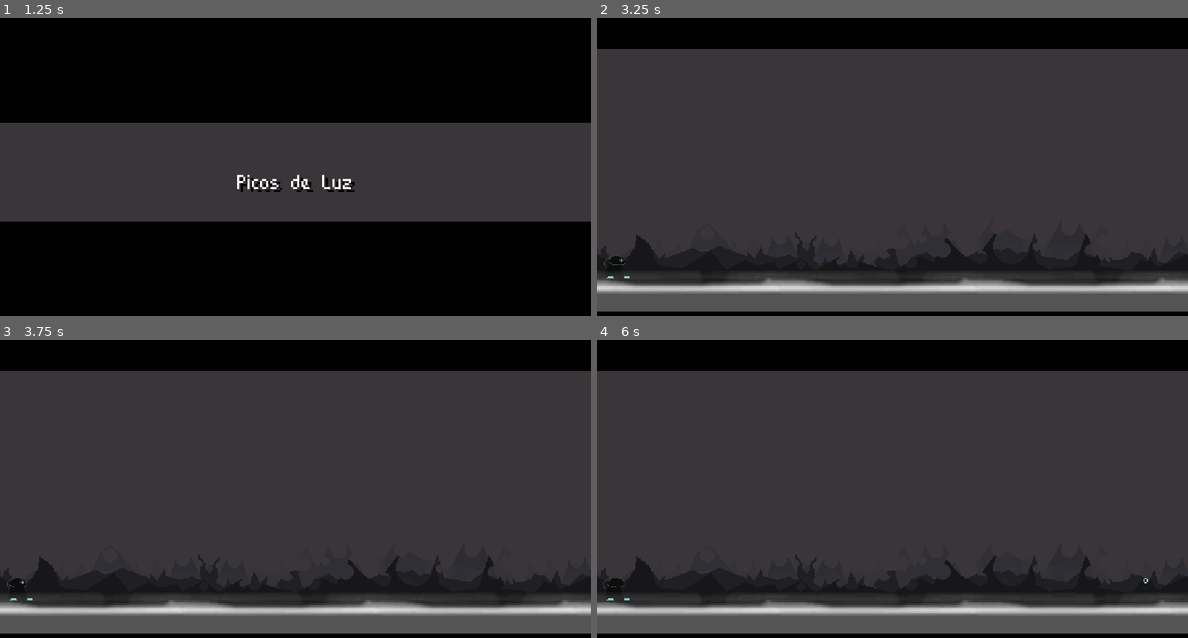
Above: before the commit, frames 1-4 (two rows, left to right).
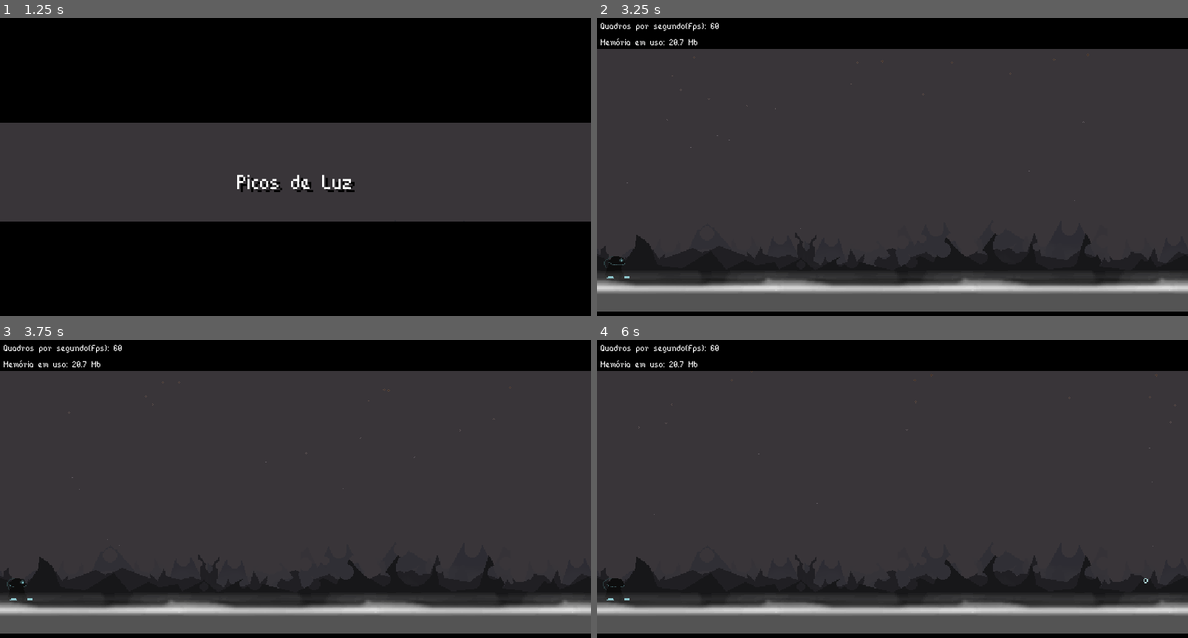
Above: after the commit, the same moments.

Repository: Bandeiraa/Dark-World
Game: Godot game, scene res://scenes/levels/level_tutorial.tscn
Same seed, same stepped clock (60 frames per second), same inputs: the game is played once before the commit and once after it.
Inputs:
- Up to frame 1 (1.25 s): hold Right (right) from 0.53 s (still down); hold Shift (sprint) from 0.53 s (still down)
- Up to frame 2 (3.25 s): release Right (right) at 1.28 s; release Shift (sprint) at 1.28 s; hold Left (left) 1.28-2.03 s; tap Shift (sprint) at 1.35, 2.85 s; hold Shift (sprint) 2.03-2.78 s; hold Right (right) from 2.03 s (still down)
- Up to frame 3 (3.75 s): tap Enter at 3.5 s; release Right (right) at 3.53 s; hold Left (left) from 3.53 s (still down); hold Shift (sprint) from 3.53 s (still down)
- Up to frame 4 (6 s): tap Space at 4.25 s; release Shift (sprint) at 4.28 s; tap Shift (sprint) at 4.35, 5.85 s; hold Shift (sprint) 5.03-5.78 s; tap Enter at 5.75 s; release Left (left) at 5.78 s; hold Right (right) from 5.78 s (still down)

Frame 1 is identical in both runs. In frame 2, 0.4% of the frame differs, in the area x 0-84%, y 1-71%; in frame 3, 0.4%; in frame 4, 0.4%.

Commit message:
Debug data; dust/snow particles; bgm

Diff:
--- a/project.godot
+++ b/project.godot
@@ -39,6 +39,7 @@
 [autoload]
 
 Interface="*res://scenes/gui/interface.tscn"
+Bgm="*res://scenes/environment/bgm.tscn"
 
 [display]
 
--- /dev/null
+++ b/scenes/effects/sand.tscn
@@ -0,0 +1,43 @@
+[gd_scene load_steps=9 format=2]
+
+[ext_resource path="res://assets/effects/sand_particle.png" type="Texture" id=1]
+
+[sub_resource type="Gradient" id=6]
+offsets = PoolRealArray( 0, 0.503106 )
+colors = PoolColorArray( 0.789063, 0.468072, 0.126373, 1, 1, 1, 1, 1 )
+
+[sub_resource type="GradientTexture" id=7]
+gradient = SubResource( 6 )
+
+[sub_resource type="Curve" id=4]
+_data = [ Vector2( 0, 1 ), 0.0, 0.0, 0, 0, Vector2( 1, 0 ), 0.0, 0.0, 0, 0 ]
+
+[sub_resource type="CurveTexture" id=5]
+curve = SubResource( 4 )
+
+[sub_resource type="Curve" id=2]
+min_value = -200.0
+max_value = 200.0
+_data = [ Vector2( 0, 200 ), 0.0, 0.0, 0, 0, Vector2( 0.25, -200 ), -22.5175, -22.5175, 0, 0, Vector2( 0.5, 200 ), -15.8231, -15.8231, 0, 0, Vector2( 0.744565, -200 ), -18.2955, -18.2955, 0, 0, Vector2( 1, 200 ), 0.0, 0.0, 0, 0 ]
+
+[sub_resource type="CurveTexture" id=3]
+curve = SubResource( 2 )
+
+[sub_resource type="ParticlesMaterial" id=1]
+emission_shape = 2
+emission_box_extents = Vector3( 288, 1, 1 )
+flag_disable_z = true
+gravity = Vector3( 0, 98, 0 )
+orbit_velocity = 0.0
+orbit_velocity_random = 0.0
+tangential_accel_random = 1.0
+tangential_accel_curve = SubResource( 3 )
+scale_curve = SubResource( 5 )
+color_ramp = SubResource( 7 )
+
+[node name="Sand" type="Particles2D"]
+position = Vector2( 288, 0 )
+amount = 64
+lifetime = 3.0
+process_material = SubResource( 1 )
+texture = ExtResource( 1 )
--- /dev/null
+++ b/scenes/environment/bgm.tscn
@@ -0,0 +1,6 @@
+[gd_scene load_steps=2 format=2]
+
+[ext_resource path="res://scripts/environments/bgm.gd" type="Script" id=1]
+
+[node name="Bgm" type="AudioStreamPlayer"]
+script = ExtResource( 1 )
--- a/scenes/gui/interface.tscn
+++ b/scenes/gui/interface.tscn
@@ -1,9 +1,10 @@
-[gd_scene load_steps=9 format=2]
+[gd_scene load_steps=11 format=2]
 
 [ext_resource path="res://scripts/gui/fade_container.gd" type="Script" id=1]
 [ext_resource path="res://assets/parallax_background/black_bar.png" type="Texture" id=2]
 [ext_resource path="res://scripts/gui/interface.gd" type="Script" id=3]
 [ext_resource path="res://assets/fonts/bit_potion_ext.ttf" type="DynamicFontData" id=4]
+[ext_resource path="res://scripts/environments/debug_information.gd" type="Script" id=5]
 
 [sub_resource type="DynamicFont" id=4]
 size = 32
@@ -140,6 +141,10 @@
 "update": 0,
 "values": [ Color( 1, 1, 1, 1 ), Color( 1, 1, 1, 0 ) ]
 }
+
+[sub_resource type="DynamicFont" id=5]
+size = 14
+font_data = ExtResource( 4 )
 
 [node name="Interface" type="CanvasLayer"]
 script = ExtResource( 3 )
@@ -218,4 +223,38 @@
 "_edit_use_anchors_": false
 }
 
+[node name="DebugInformation" type="VBoxContainer" parent="."]
+visible = false
+margin_left = 3.0
+margin_top = 3.0
+margin_right = 175.0
+margin_bottom = 32.0
+script = ExtResource( 5 )
+__meta__ = {
+"_edit_use_anchors_": false
+}
+
+[node name="Fps" type="Label" parent="DebugInformation"]
+margin_right = 175.0
+margin_bottom = 13.0
+rect_min_size = Vector2( 175, 0 )
+custom_fonts/font = SubResource( 5 )
+text = "Quadros por segundo(Fps): "
+valign = 1
+__meta__ = {
+"_edit_use_anchors_": false
+}
+
+[node name="Memory" type="Label" parent="DebugInformation"]
+margin_top = 17.0
+margin_right = 175.0
+margin_bottom = 30.0
+rect_min_size = Vector2( 175, 0 )
+custom_fonts/font = SubResource( 5 )
+text = "Memória em uso: "
+valign = 1
+__meta__ = {
+"_edit_use_anchors_": false
+}
+
 [connection signal="animation_finished" from="Animation" to="." method="on_animation_finished"]
--- a/scenes/levels/level_tutorial.tscn
+++ b/scenes/levels/level_tutorial.tscn
@@ -1,10 +1,12 @@
-[gd_scene load_steps=6 format=2]
+[gd_scene load_steps=8 format=2]
 
 [ext_resource path="res://scenes/environment/env_parallax_background.tscn" type="PackedScene" id=1]
 [ext_resource path="res://scenes/environment/fog_parallax_background.tscn" type="PackedScene" id=2]
 [ext_resource path="res://scripts/management/level_manager.gd" type="Script" id=3]
 [ext_resource path="res://scenes/characters/dagger_mush.tscn" type="PackedScene" id=4]
 [ext_resource path="res://scenes/cinematics/cinematic_level_tutorial.tscn" type="PackedScene" id=5]
+[ext_resource path="res://scenes/environment/bgm.tscn" type="PackedScene" id=6]
+[ext_resource path="res://scenes/effects/sand.tscn" type="PackedScene" id=7]
 
 [node name="LevelTutorial" type="Node2D"]
 script = ExtResource( 3 )
@@ -18,3 +20,7 @@
 [node name="FogParallaxBackground" parent="." instance=ExtResource( 2 )]
 
 [node name="CinematicLevelTutorial" parent="." instance=ExtResource( 5 )]
+
+[node name="AudioStreamPlayer" parent="." instance=ExtResource( 6 )]
+
+[node name="Sand" parent="." instance=ExtResource( 7 )]
--- /dev/null
+++ b/scripts/environments/bgm.gd
@@ -0,0 +1,6 @@
+extends AudioStreamPlayer
+
+func update_bgm(bgm: String, volume: float) -> void:
+	set_stream(load(bgm))
+	set_volume_db(volume)
+	play()
--- /dev/null
+++ b/scripts/environments/debug_information.gd
@@ -0,0 +1,9 @@
+extends VBoxContainer
+
+onready var fps: Label = get_node("Fps")
+onready var memory: Label = get_node("Memory")
+
+func _process(_delta: float) -> void:
+	fps.text = "Quadros por segundo(Fps): " + str(Engine.get_frames_per_second())
+	var memory_usage = stepify(float(OS.get_static_memory_usage())/1048576, 0.1)
+	memory.text = "Memória em uso: " + str(memory_usage) + " Mb" # 1024/1024 to get value in mbs
--- a/scripts/gui/interface.gd
+++ b/scripts/gui/interface.gd
@@ -1,8 +1,11 @@
 extends CanvasLayer
 
 signal start_level
+
+onready var debug_information: VBoxContainer = get_node("DebugInformation")
 
 func on_animation_finished(anim_name: String) -> void:
 	match anim_name:
 		"fade_out":
 			emit_signal("start_level")
+			debug_information.show()
--- a/scripts/management/level_manager.gd
+++ b/scripts/management/level_manager.gd
@@ -20,6 +20,7 @@
 
 
 func start_level() -> void:
+	Bgm.update_bgm("res://assets/bgm/spring.ogg", -20)
 	cinematic.play_cinematic()
 
 
Not shown, added: assets/bgm/spring.ogg.import
Binary file added: assets/effects/sand_particle.png
Not shown, added: assets/effects/sand_particle.png.import
Not shown, added: assets/bgm/spring.ogg
